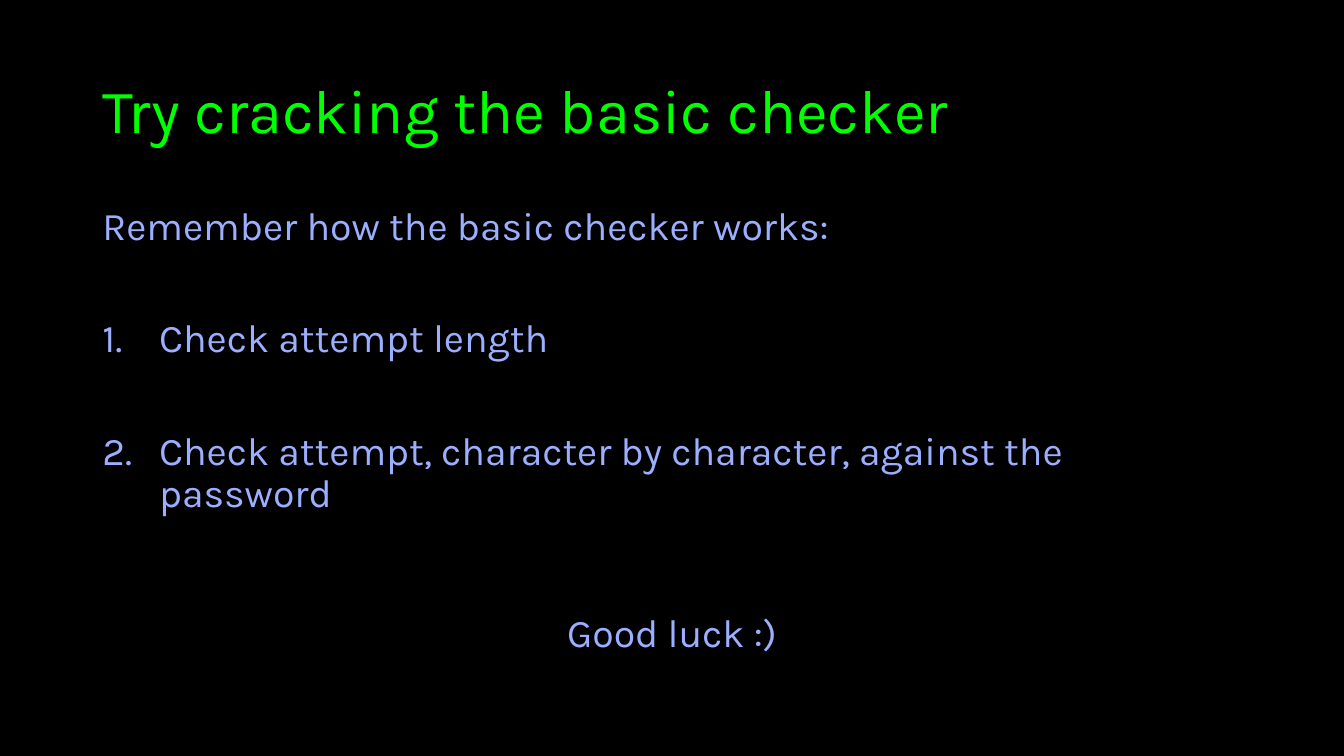
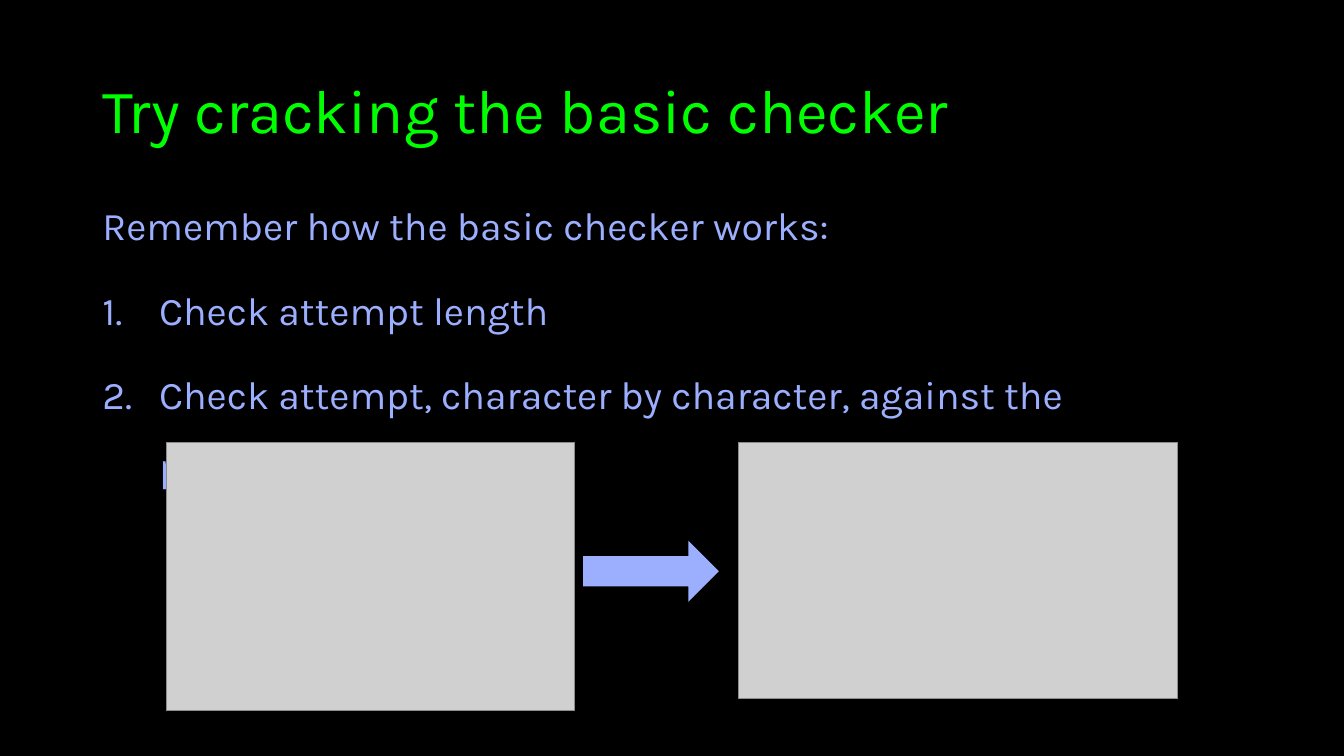
Before and after one commit to imperialcybersoc/cs102-timing_attacks, a slide deck: slide 10 of cs102-timing_attacks.pptx (slide 9 before the commit). Drawn at 1344x756 pixels with LibreOffice and Linux fonts; fonts in the diff are those of the drawing; grey boxes stand for pictures; background and template pictures are left out. Boxes give left, top, right and bottom in pixels: in the first picture for what was removed or moved away, otherwise in the second. Text is boxed around its words. In the diff, an @@ line names an element or a change of style, - is before the commit and + after.

Commit message:
finish up pptx

```diff
--- a/cs102-timing_attacks.pptx
+++ b/cs102-timing_attacks.pptx
@@ text at [159,298,1062,490]: line spacing 0.9 to 1.5 @@
@@ picture added at [166,443,575,711] @@
@@ picture added at [739,443,1179,699] @@
@@ right arrow added at [585,543,718,600], fill #9CAFFF, outline #9CAFFF 1.5 pt @@
@@ text removed at [567,620,745,648] @@
-Good luck :)
```
Also in this commit, not shown: 3 other slides changed, 5 slides added, 4 slides removed.
